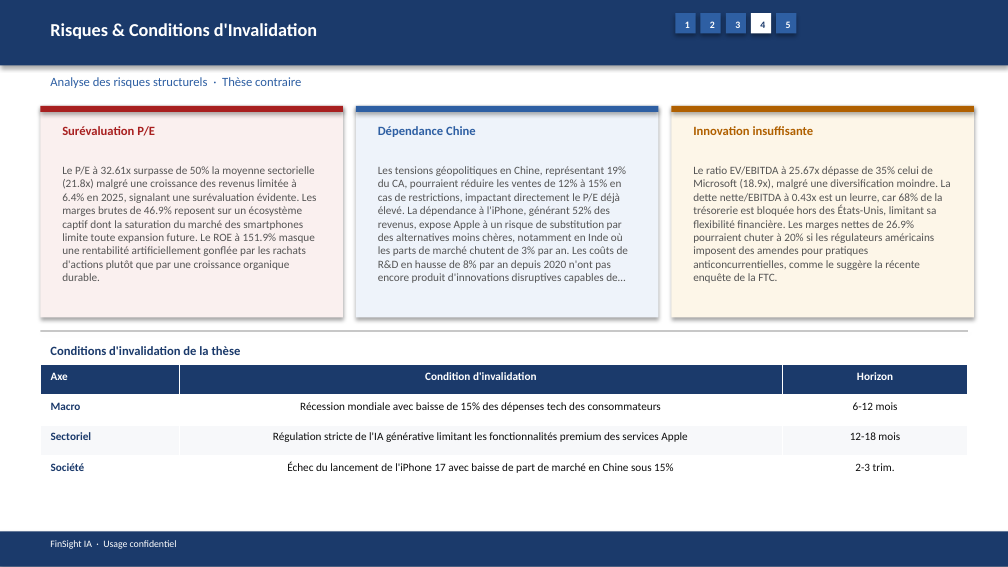
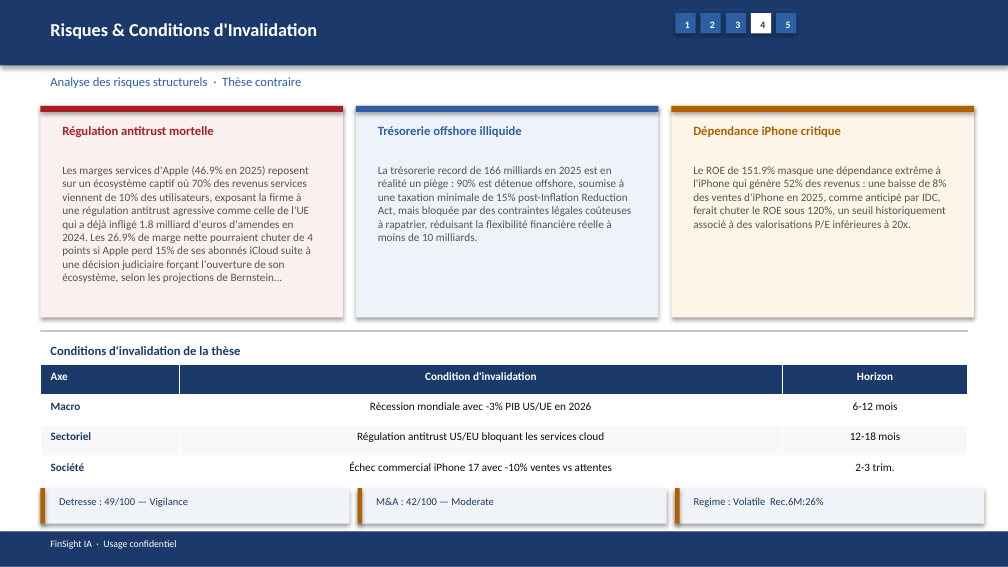
Before and after one commit to baptistejeh07-art/finsight-ia, a slide deck: slide 16 of preview/AAPL/AAPL_pitchbook.pptx. Drawn at 1008x567 pixels with LibreOffice and Linux fonts; fonts in the diff are those of the drawing. Boxes give left, top, right and bottom in pixels: in the first picture for what was removed or moved away, otherwise in the second. Text is boxed around its words. In the diff, an @@ line names an element or a change of style, - is before the commit and + after.

```diff
--- a/preview/AAPL/AAPL_pitchbook.pptx
+++ b/preview/AAPL/AAPL_pitchbook.pptx
@@ text at <box>62,126,214,137</box>: text changed @@
-Surévaluation P/E
+Régulation antitrust mortelle
@@ text at <box>378,126,522,137</box>: text changed @@
-Dépendance Chine
+Trésorerie offshore illiquide
@@ text at <box>693,126,841,137</box>: text changed @@
-Innovation insuffisante
+Dépendance iPhone critique
@@ text at <box>62,166,313,283</box>: text changed @@
-Le P/E à 32.61x surpasse de 50% la moyenne sectorielle (21.8x) malgré une croissance des revenus limitée à 6.4% en 2025, signalant une surévaluation évidente. Les marges brutes de 46.9% reposent sur un écosystème captif dont la saturation du marché des smartphones limite toute expansion future. Le ROE à 151.9% masque une rentabilité artificiellement gonflée par les rachats d'actions plutôt que par une croissance organique durable.
+Les marges services d'Apple (46.9% en 2025) reposent sur un écosystème captif où 70% des revenus services viennent de 10% des utilisateurs, exposant la firme à une régulation antitrust agressive comme celle de l'UE qui a déjà infligé 1.8 milliard d'euros d'amendes en 2024. Les 26.9% de marge nette pourraient chuter de 4 points si Apple perd 15% de ses abonnés iCloud suite à une décision judiciaire forçant l'ouverture de son écosystème, selon les projections de Bernstein…
@@ text at <box>378,166,631,241</box>: text changed @@
-Les tensions géopolitiques en Chine, représentant 19% du CA, pourraient réduire les ventes de 12% à 15% en cas de restrictions, impactant directement le P/E déjà élevé. La dépendance à l'iPhone, générant 52% des revenus, expose Apple à un risque de substitution par des alternatives moins chères, notamment en Inde où les parts de marché chutent de 3% par an. Les coûts de R&D en hausse de 8% par an depuis 2020 n'ont pas encore produit d'innovations disruptives capables de…
+La trésorerie record de 166 milliards en 2025 est en réalité un piège : 90% est détenue offshore, soumise à une taxation minimale de 15% post-Inflation Reduction Act, mais bloquée par des contraintes légales coûteuses à rapatrier, réduisant la flexibilité financière réelle à moins de 10 milliards.
@@ text at <box>693,166,947,229</box>: text changed @@
-Le ratio EV/EBITDA à 25.67x dépasse de 35% celui de Microsoft (18.9x), malgré une diversification moindre. La dette nette/EBITDA à 0.43x est un leurre, car 68% de la trésorerie est bloquée hors des États-Unis, limitant sa flexibilité financière. Les marges nettes de 26.9% pourraient chuter à 20% si les régulateurs américains imposent des amendes pour pratiques anticoncurrentielles, comme le suggère la récente enquête de la FTC.
+Le ROE de 151.9% masque une dépendance extrême à l'iPhone qui génère 52% des revenus : une baisse de 8% des ventes d'iPhone en 2025, comme anticipé par IDC, ferait chuter le ROE sous 120%, un seuil historiquement associé à des valorisations P/E inférieures à 20x.
@@ table at <box>40,365,968,486</box> @@
-row 2, column 2: Récession mondiale avec baisse de 15% des dépenses tech des consommateurs
+row 2, column 2: Récession mondiale avec -3% PIB US/UE en 2026
-row 3, column 2: Régulation stricte de l'IA générative limitant les fonctionnalités premium des services Apple
+row 3, column 2: Régulation antitrust US/EU bloquant les services cloud
-row 4, column 2: Échec du lancement de l'iPhone 17 avec baisse de part de marché en Chine sous 15%
+row 4, column 2: Échec commercial iPhone 17 avec -10% ventes vs attentes
@@ rectangle added at <box>40,488,350,523</box>, fill #F0F4F8 @@
@@ rectangle added at <box>40,488,45,523</box>, fill #B06000 @@
@@ text added at <box>59,497,189,507</box>, 7.5 pt, text #1B3A6B @@
+Detresse : 49/100 — Vigilance
@@ rectangle added at <box>358,488,667,523</box>, fill #F0F4F8 @@
@@ rectangle added at <box>358,488,363,523</box>, fill #B06000 @@
@@ text added at <box>376,497,494,506</box>, 7.5 pt, text #1B3A6B @@
+M&A : 42/100 — Moderate
@@ rectangle added at <box>675,488,985,523</box>, fill #F0F4F8 @@
@@ rectangle added at <box>675,488,680,523</box>, fill #B06000 @@
@@ text added at <box>694,497,823,507</box>, 7.5 pt, text #1B3A6B @@
+Regime : Volatile Rec.6M:26%
```
Also in this commit, not shown: 14 other slides changed, 4 other files.
